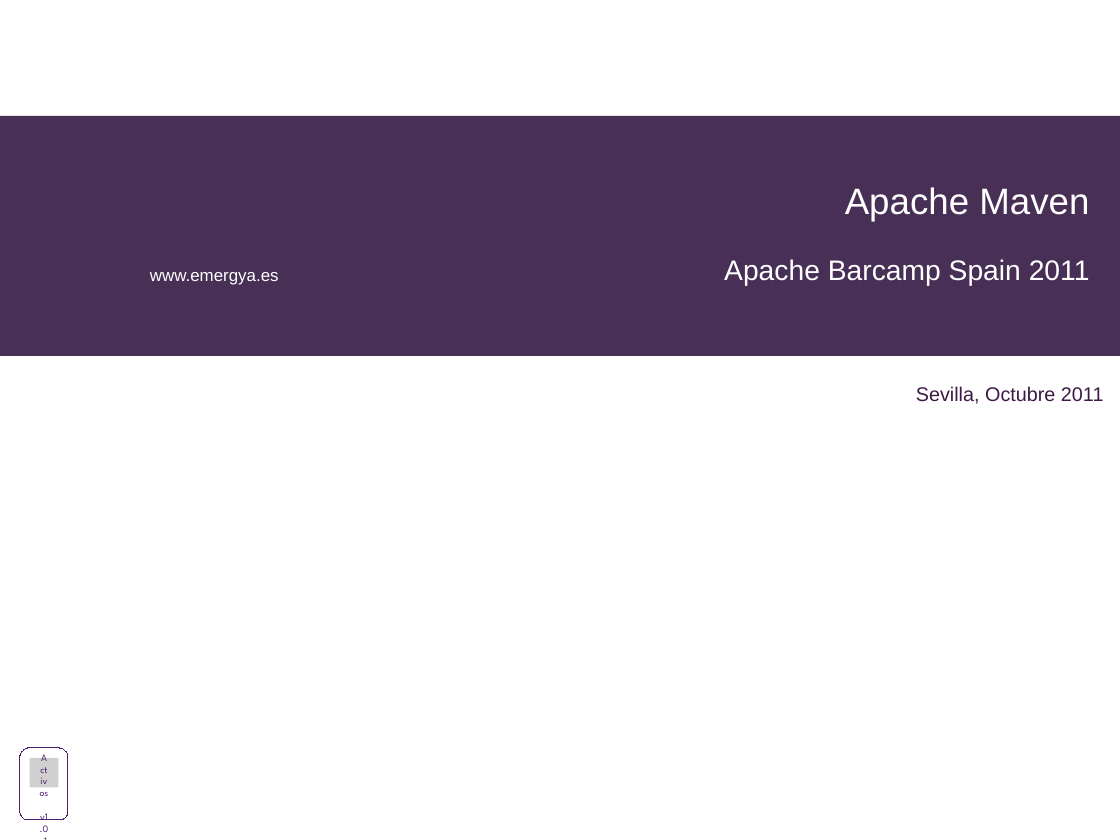
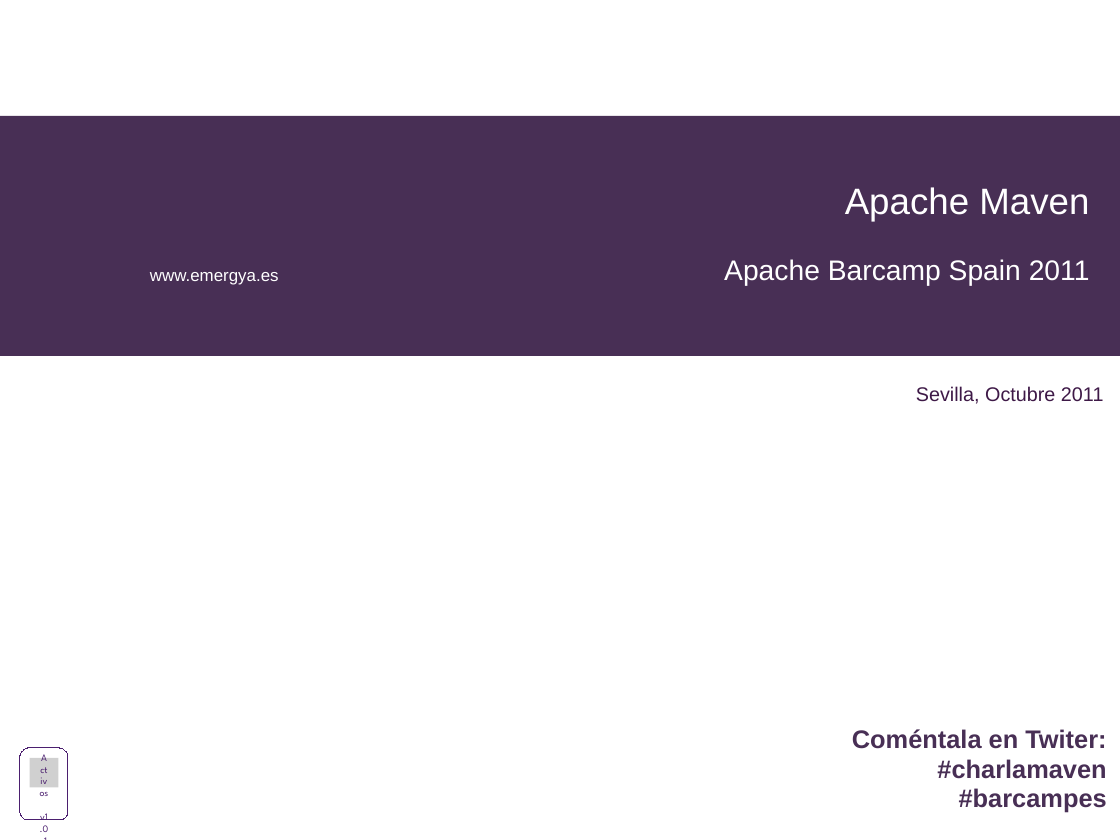
Before and after one commit to alediator/barcamp-maven, a slide deck: slide 1 of doc/slideshare_introduccion.odp. Drawn at 1120x840 pixels with LibreOffice and Linux fonts; fonts in the diff are those of the drawing; grey boxes stand for pictures; background and template pictures are left out. Boxes give left, top, right and bottom in pixels: in the first picture for what was removed or moved away, otherwise in the second. Text is boxed around its words. In the diff, an @@ line names an element or a change of style, - is before the commit and + after.

Commit message:
Presentacion de la charla basica

```diff
--- a/doc/slideshare_introduccion.odp
+++ b/doc/slideshare_introduccion.odp
@@ text added at (x1=852, y1=729, x2=1107, y2=813), 18 pt, text #482F55, bold @@
+Coméntala en Twiter:
+#charlamaven
+#barcampes
```
Also in this commit, not shown: 5 other slides changed, 16 slides added, 17 slides removed, 14 other files.
